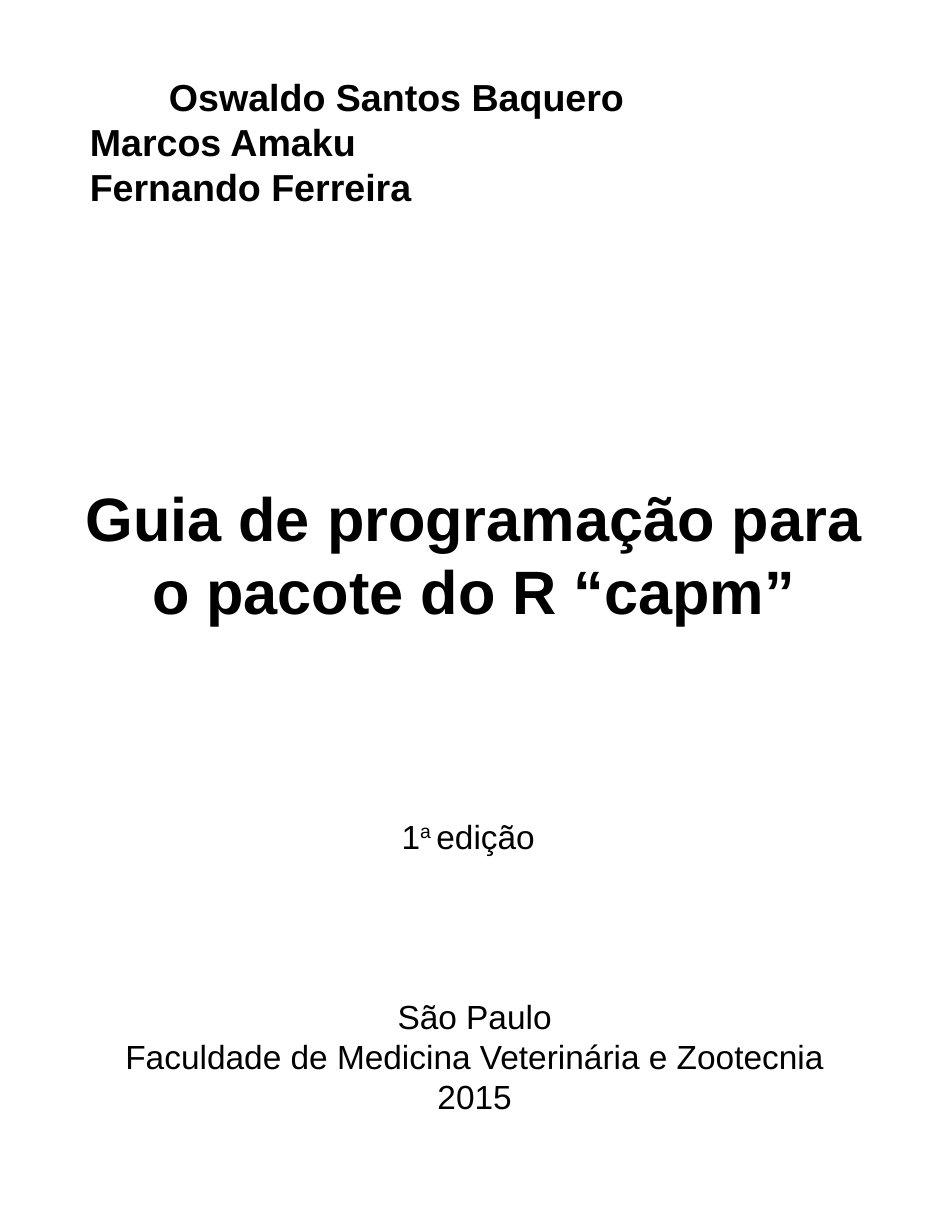
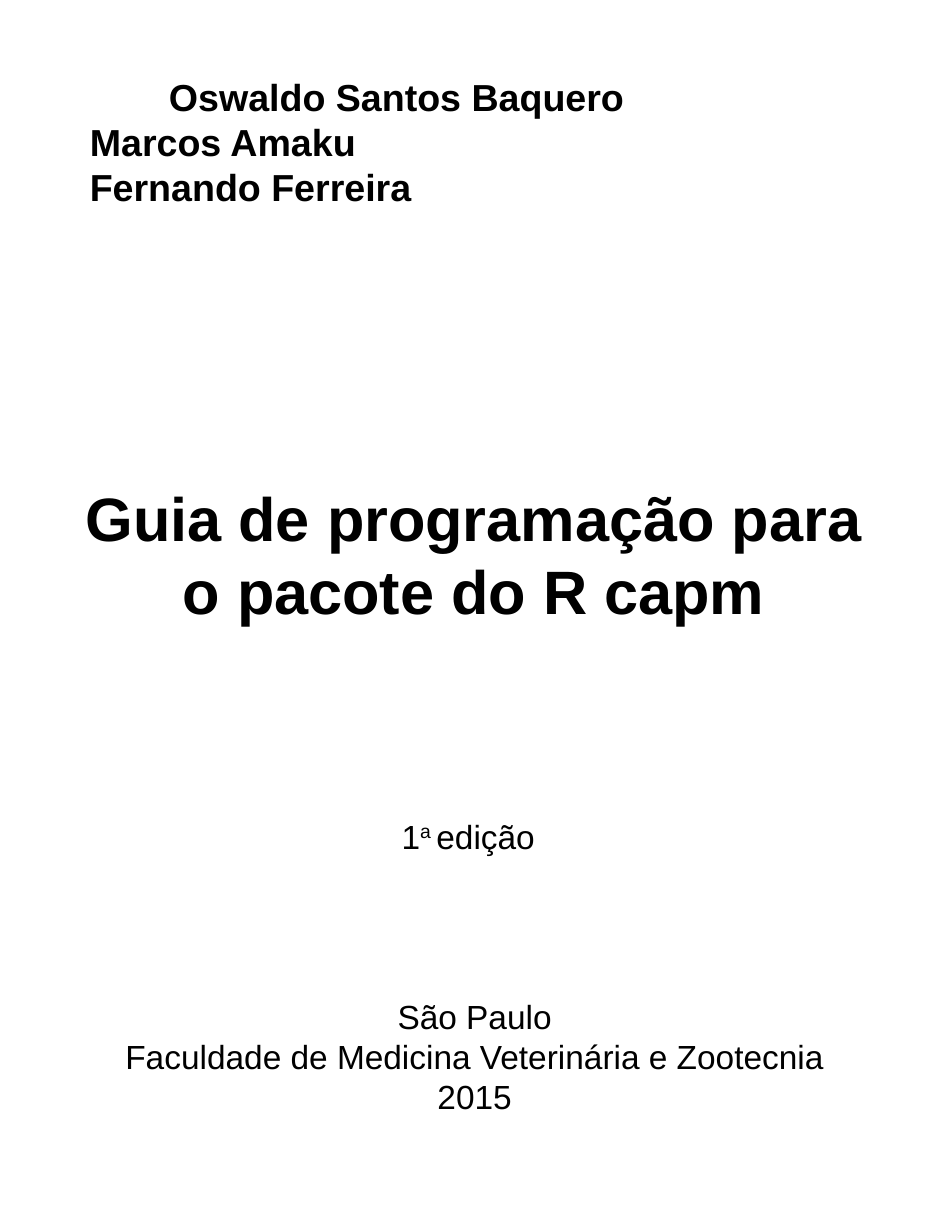
Before and after one commit to eduardocpacheco99/guia-de-programacao-para-o-pacote-do-r-capm, a slide deck: slide 1 of title-page.odp. Drawn at 940x1232 pixels with LibreOffice and Linux fonts; fonts in the diff are those of the drawing. Boxes give left, top, right and bottom in pixels: in the first picture for what was removed or moved away, otherwise in the second. Text is boxed around its words. In the diff, an @@ line names an element or a change of style, - is before the commit and + after.

```diff
--- a/title-page.odp
+++ b/title-page.odp
@@ text at (86, 496, 861, 625): text changed @@
-Guia de programação para o pacote do R “capm”
+Guia de programação para o pacote do R capm
```
Also in this commit, not shown: 7 other files.
